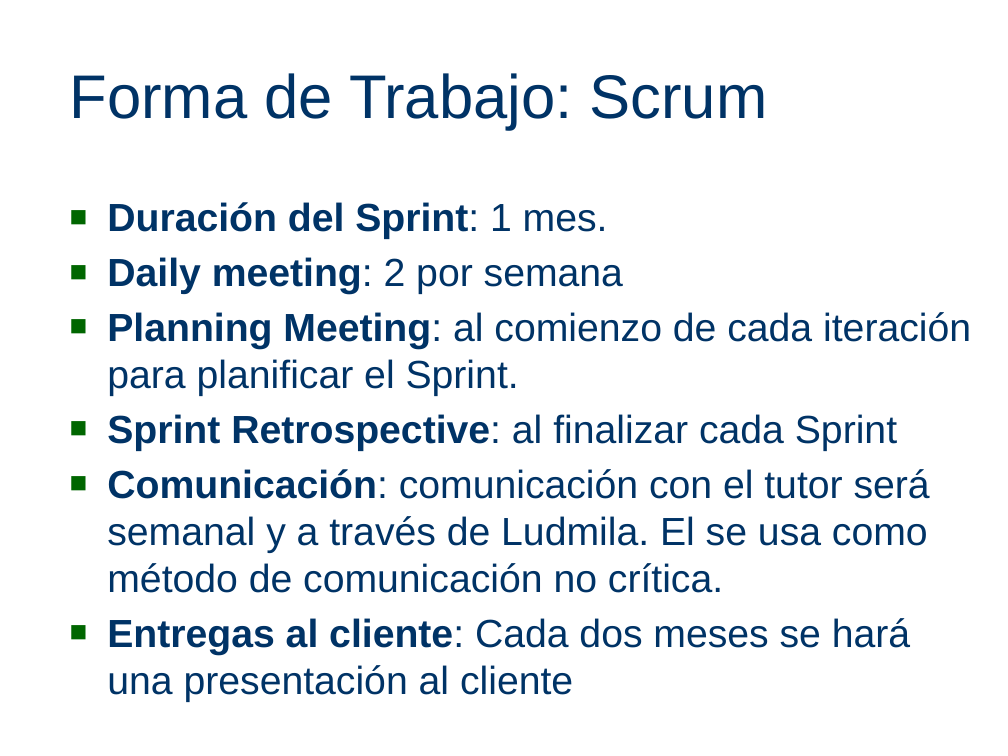
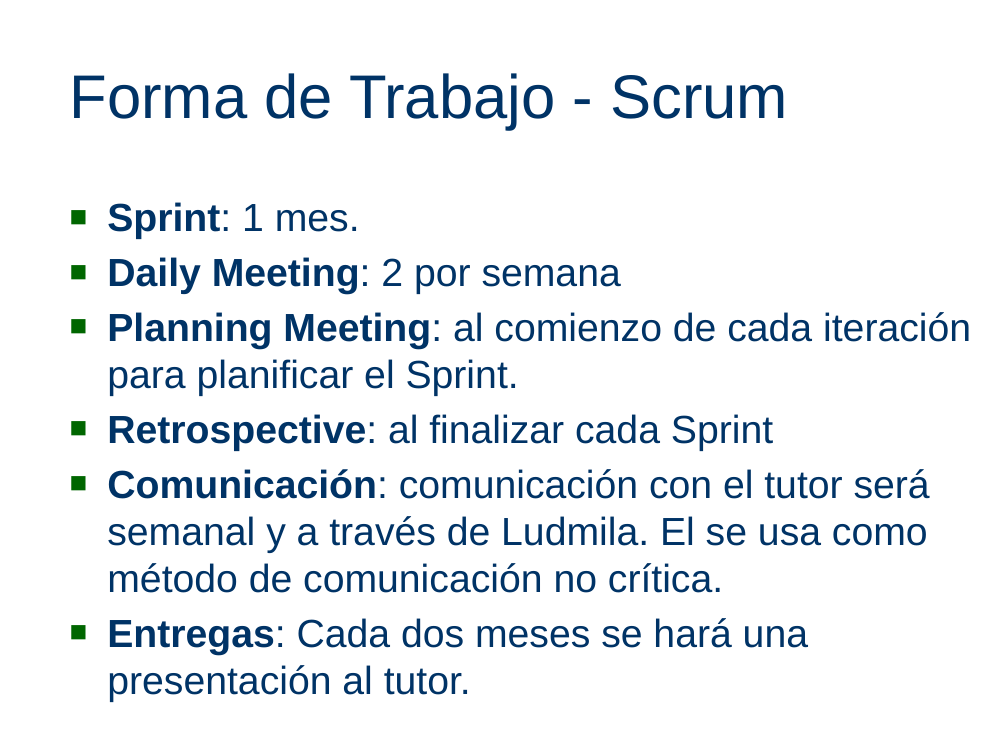
Before and after one commit to joshishimla99/tempore, a slide deck: slide 10 of docs/PresentacionFebrero2011/PresentacionFebrero2011Tempore.pptx (slide 9 before the commit). Drawn at 1008x756 pixels with LibreOffice and Linux fonts; fonts in the diff are those of the drawing; background and template pictures are left out. Boxes give left, top, right and bottom in pixels: in the first picture for what was removed or moved away, otherwise in the second. Text is boxed around its words. In the diff, an @@ line names an element or a change of style, - is before the commit and + after.

```diff
--- a/docs/PresentacionFebrero2011/PresentacionFebrero2011Tempore.pptx
+++ b/docs/PresentacionFebrero2011/PresentacionFebrero2011Tempore.pptx
@@ title at box(70, 73, 788, 130): text changed @@
-Forma de Trabajo: Scrum
+Forma de Trabajo - Scrum
@@ text at box(107, 202, 621, 294): text changed @@
-■ Duración del Sprint: 1 mes.
-■ Daily meeting: 2 por semana
+■ Sprint: 1 mes.
+■ Daily Meeting: 2 por semana
@@ text at box(107, 414, 773, 451): text changed @@
-■ Sprint Retrospective: al finalizar cada Sprint
+■ Retrospective: al finalizar cada Sprint
@@ text at box(107, 618, 808, 702): text changed @@
-■ Entregas al cliente: Cada dos meses se hará una presentación al cliente
+■ Entregas: Cada dos meses se hará una presentación al tutor.
```
Also in this commit, not shown: 4 other slides changed, 2 slides added, 3 slides removed.
